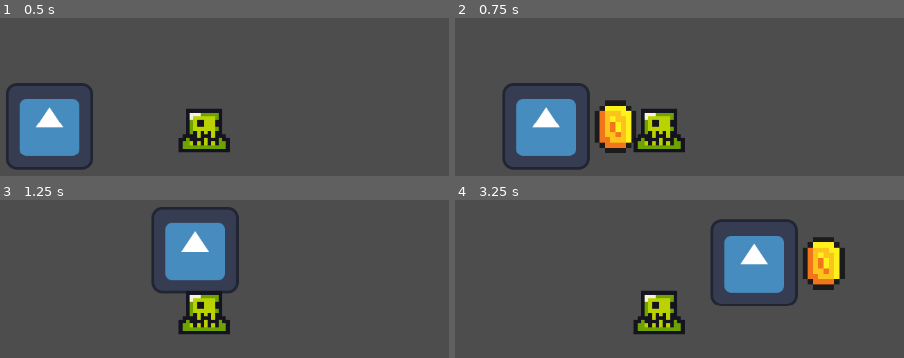
Above: before the commit, frames 1-4 (two rows, left to right).
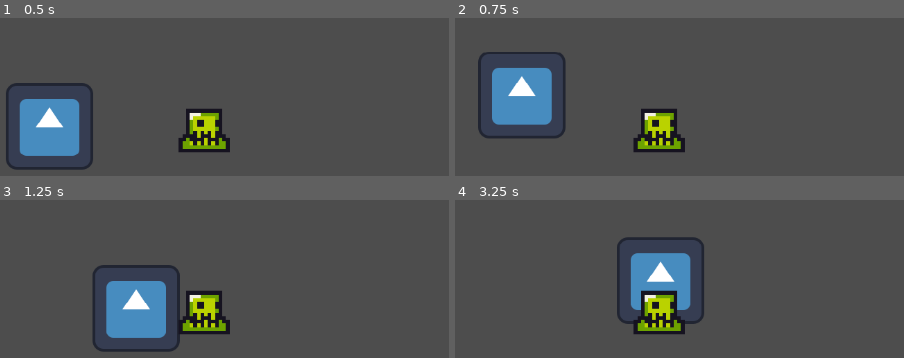
Above: after the commit, the same moments.

Repository: itsvoit/Games_Programming-Final_Project
Game: Godot game, scene res://scenes/main_scene.tscn
Two runs of this game, one before a commit and one after it. Both use one fixed random seed, a clock stepped at 60 frames per second and the inputs below. The engine's default icon, where the game draws it, is replaced by a stand-in: a white triangle on a blue panel in a dark square.
Inputs:
- Up to frame 1 (0.5 s): no input
- Up to frame 2 (0.75 s): tap Enter (ui_accept) at 0.5 s; hold Right (ui_right) from 0.53 s (still down); tap X (light_attack) at 0.6 s
- Up to frame 3 (1.25 s): keep holding Right (ui_right); tap Z (jump) at 0.77, 1.07 s; tap Enter (ui_accept) at 0.8 s
- Up to frame 4 (3.25 s): tap Enter (ui_accept) at 1.35, 3.05 s; tap Z (jump) at 1.52, 1.55, 1.82, 2.1, 3.02 s; release Right (ui_right) at 2.03 s; hold Left (ui_left) 2.03-2.78 s; tap X (light_attack) at 2.3, 2.85 s; hold Right (ui_right) from 2.78 s (still down)

Frame 1 is identical in both runs. In frame 2, 12% of the frame differs, in the area x 5-41%, y 21-97%; in frame 3, 12%; in frame 4, 14%, in the area x 36-87%, y 12-79%.

Commit message:
create basic player movement

Diff:
--- a/scripts/player.gd
+++ b/scripts/player.gd
@@ -1,18 +1,14 @@
 extends CharacterBody2D
 
 
-const SPEED = 300.0
-const JUMP_VELOCITY = -400.0
+@onready var animated_sprite = $AnimatedSprite2D
+
+const SPEED = 200.0
+const JUMP_VELOCITY = -300.0
 
 # Get the gravity from the project settings to be synced with RigidBody nodes.
 var gravity = ProjectSettings.get_setting("physics/2d/default_gravity")
-
-@onready var health = $Health
-@onready var animation_player = $AnimationPlayer
-
-func take_damage(value):
-	health.take_damage(value)
-
+var current_speed = 0
 
 func _physics_process(delta):
 	# Add the gravity.
@@ -20,20 +16,41 @@
 		velocity.y += gravity * delta
 
 	# Handle jump.
-	if Input.is_action_just_pressed("jump") and is_on_floor():
+	if Input.is_action_just_pressed("ui_accept") and is_on_floor():
 		velocity.y = JUMP_VELOCITY
 
 	# Get the input direction and handle the movement/deceleration.
 	# As good practice, you should replace UI actions with custom gameplay actions.
 	var direction = Input.get_axis("ui_left", "ui_right")
-	if direction:
-		velocity.x = direction * SPEED
+	if direction > 0:
+		if current_speed < SPEED:
+			current_speed += 20
+		velocity.x = current_speed
+	elif direction < 0:
+		if current_speed > -SPEED:
+			current_speed -= 20
+		velocity.x = current_speed
 	else:
-		velocity.x = move_toward(velocity.x, 0, SPEED)
+		current_speed = move_toward(current_speed, 0, 10)
+		velocity.x = current_speed
 
-	# Handle attack
-	if Input.is_action_just_pressed("light_attack"):
-		animation_player.play("light_attack")
-		print("light_attack")
+    # dash
+	if Input.is_action_just_pressed("ui_down"):
+		velocity.x = direction * 1000
+
+
+	if is_on_floor():
+
+		if direction < 0:
+			animated_sprite.flip_h = true
+			animated_sprite.play("run")
+		elif direction > 0:
+			animated_sprite.flip_h = false
+			animated_sprite.play("run")
+		else:
+			animated_sprite.play("idle")
+	else:
+		animated_sprite.play("jump")
+
 
 	move_and_slide()
